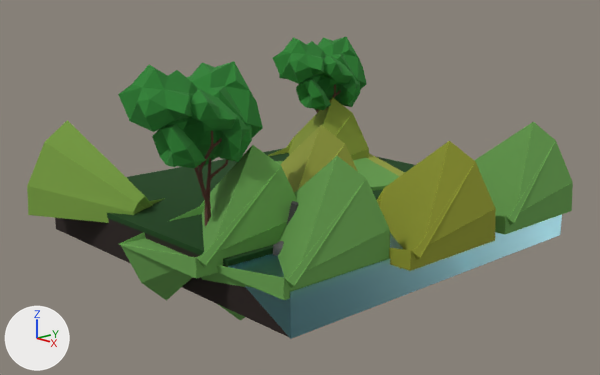
A saved change to the Blender file Visual Project FIles/ROOMS/smfm room 5.blend.
One viewpoint serves both versions: a camera (50 mm lens) standing at (11.38, -10.58, 5.37) and looking at (0.25, -0.36, 1.52). The lights are fixed; the arrows at lower left show +X, +Y and +Z.

Before the edit, the objects in view are built like this:
```python
ob_crown_001 = bpy.data.objects.new('Crown.001', me_crown_001)
ob_crown_001.parent = ob_tree_base
ob_crown_001.location = (-7.236, 23.5, 9.525)
ob_cube = bpy.data.objects.new('Cube', me_cube_017)
ob_cube.location = (2.09, 0.32, 2.72)
ob_cube_004 = bpy.data.objects.new('Cube.004', me_cube_004)
ob_cube_004.location = (2.71, 2.19, 1.11)
ob_cube_004.scale = (4.33, 4.33, 4.33)
ob_cube_008 = bpy.data.objects.new('Cube.008', me_cube_008)
ob_cube_008.location = (0.33, -0.89, 1.11)
ob_cube_008.scale = (4.33, 4.33, 4.33)
ob_dirt = bpy.data.objects.new('Dirt', me_cube)
ob_dirt.location = (0.0, 0.0, 0.9)
ob_dirt.scale = (1.0, 1.0, 1.39)
ob_grass = bpy.data.objects.new('Grass', me_cube_001)
ob_grass.location = (0.0, 0.0, 1.25)
ob_grass.scale = (-3.5, -3.5, -0.0474)
ob_trunk_001 = bpy.data.objects.new('Trunk.001', me_trunk_001)
ob_trunk_001.parent = ob_tree_base
ob_trunk_001.location = (-6.901, 19.3, 0.0)
# also in view: 'Cube.006' at (2.76, -0.38, 1.46); 'Cube.005' at (2.35, -2.52, 1.46); 'Cube.015' at (-0.35, 1.29, 1.3); 'Cube.016' at (-1.99, 1.69, 1.46); 'Cube.007' at (-2.4, -2.84, 1.46)
```
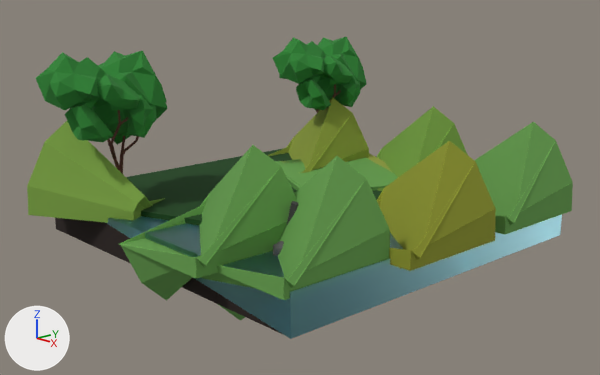
Edits to the bpy script that builds the scene:
```text
Change me_cube_017:
    used by ob_cube; location = (2.09, 0.32, 2.72)
    remove me_cube_017.from_pydata(...)  # 6 vertices, 5 faces; spans x 0.0..1.39, y -3.81..3.18, z -2.21..-1.52
    add me_cube_017.from_pydata(...)  # 10 vertices, 11 faces; spans x -4.53..1.39, y -3.81..3.18, z -2.21..-1.52
    me_cube_017 part 1
    1 vertex is removed from x 0.0, y -3.81, z -1.52
    4 faces are deleted
    5 vertices are added at (0.0, -0.32, -1.52), (1.39, -0.32, -2.21), (1.39, -0.32, -1.52), (-1.81, -2.83, -1.52), (-4.53, -3.8, -1.52)
    10 new faces join them
Change me_cube:
    used by ob_dirt; location = (0.0, 0.0, 0.9); scale = (1.0, 1.0, 1.39)
    remove me_cube.from_pydata(...)  # 8 vertices, 6 faces; spans x -3.48..3.48, y -3.5..3.5, z -0.28..0.28
    add me_cube.from_pydata(...)  # 18 vertices, 17 faces, 1 loose edge; spans x -3.48..3.48, y -3.49..3.5, z -0.28..0.28
    me_cube part 2
    2 vertices are removed from x -3.48..2.09, y -3.5..-3.48, z 0.22..0.28
    6 faces are deleted
    12 vertices are added at x -3.48..3.48, y -3.49..3.49, z -0.28..0.25
    1 loose edge is added
    17 new faces join them
Change me_cube_001:
    used by ob_grass; location = (0.0, 0.0, 1.25); scale = (-3.5, -3.5, -0.0474)
    remove me_cube_001.from_pydata(...)  # 18 vertices, 16 faces; spans x -0.6..1.0, y -1.0..1.0, z -1.0..1.0
    add me_cube_001.from_pydata(...)  # 18 vertices, 14 faces; spans x -0.6..1.0, y -1.0..1.0, z -1.0..1.0
    me_cube_001 part 3
    4 vertices are removed from x -0.6..0.0, y 1.0, z -1.0..1.0
    9 faces are deleted
    4 vertices are added at (-0.08, 0.72, -1.0), (-0.08, 0.72, 1.0), (0.71, 1.0, -1.0), (0.71, 1.0, 1.0)
    7 new faces join them
Change ob_trunk_001:
    ob_trunk_001.location: (-6.901, 19.3, 0.0) -> (4.86, 19.3, 0.0)
Change ob_crown_001:
    ob_crown_001.location: (-7.236, 23.5, 9.525) -> (4.524, 23.5, 9.525)
Change ob_cube_008:
    ob_cube_008.location: (0.33, -0.89, 1.11) -> (0.33, 2.29, 1.11)
```

Where the change shows, as pixel boxes (x1, y1, x2, y2) in the pictures (600 x 375 px; the box of a moved part takes in the faces that stretch with it):
'Crown.001', moved: before (118, 61, 263, 168); after (36, 51, 168, 145)
'Grass', reshaped: before (107, 148, 415, 267); after (126, 148, 384, 225)
'Cube.008', moved: before (280, 125, 357, 193); after (377, 106, 468, 191)
'Trunk.001', moved: before (194, 131, 228, 226); after (107, 110, 139, 174)
part 1 of me_cube_017, built on: before (228, 254, 291, 338); after (105, 216, 291, 338)
part 2 of me_cube, built on: before (104, 218, 289, 337); after (104, 216, 284, 335)
part 3 of me_cube_001, moved or reshaped: before (107, 166, 409, 267); after (126, 164, 382, 225)
